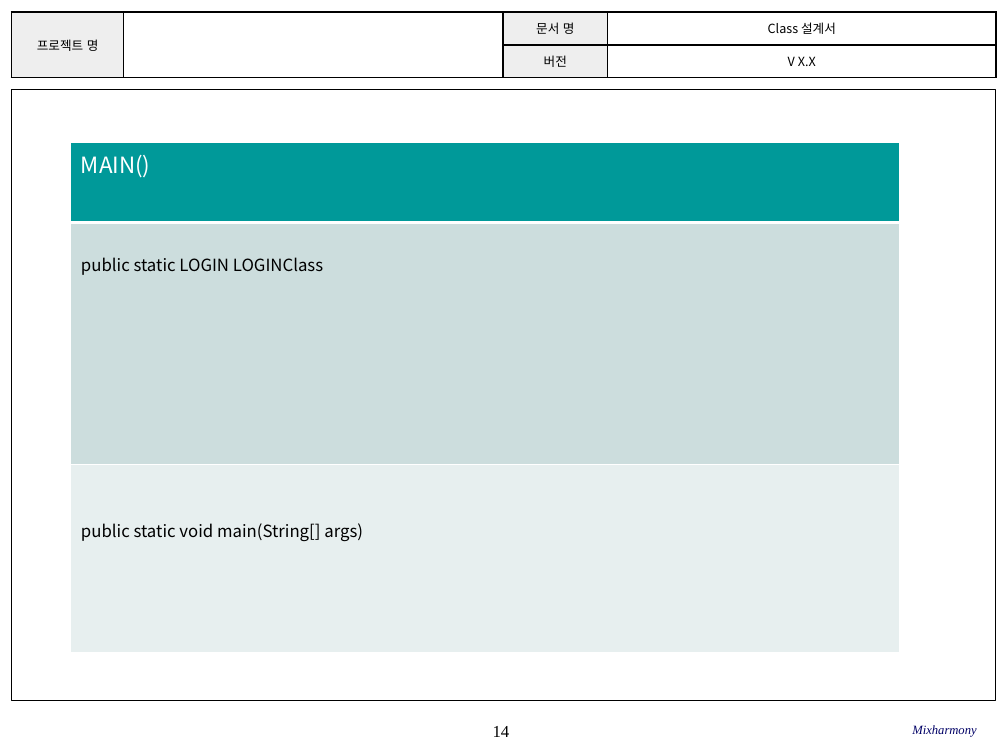
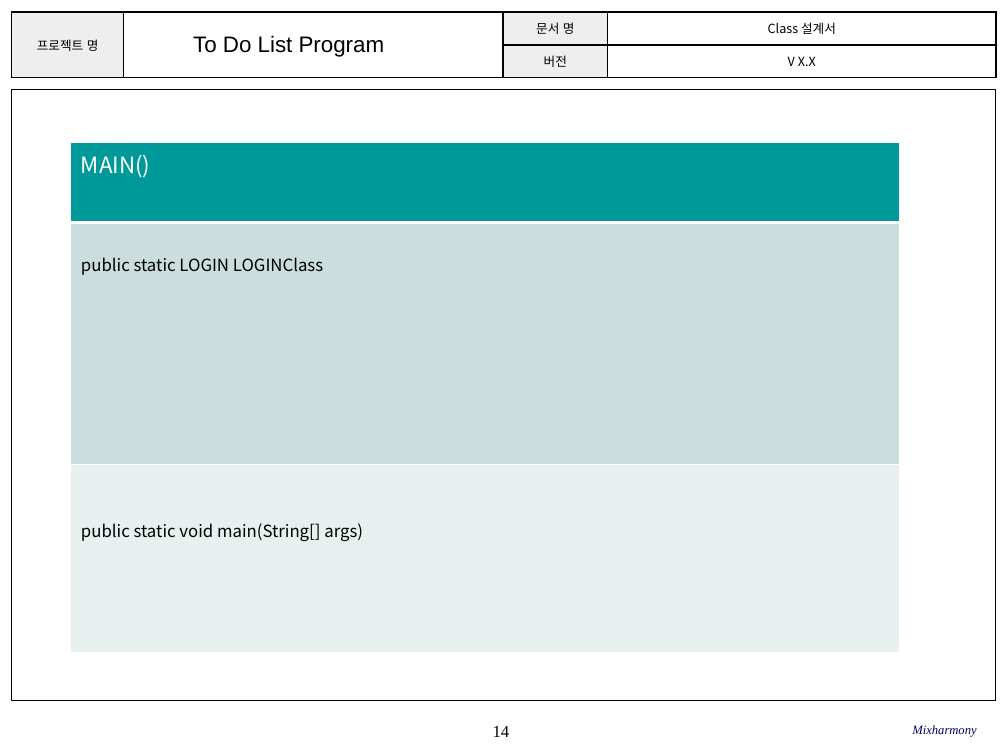
Before and after one commit to SE-admin/SE2017_2_mixharmony, a slide deck: slide 14 of doc/3_ 설계서/Class Design.pptx. Drawn at 1008x756 pixels with LibreOffice and Linux fonts; fonts in the diff are those of the drawing; background and template pictures are left out. Boxes give left, top, right and bottom in pixels: in the first picture for what was removed or moved away, otherwise in the second. Text is boxed around its words. In the diff, an @@ line names an element or a change of style, - is before the commit and + after.

```diff
--- a/doc/3_ 설계서/Class Design.pptx
+++ b/doc/3_ 설계서/Class Design.pptx
@@ text added at (x1=193, y1=35, x2=385, y2=57), 16 pt, text #000000 @@
+To Do List Program
```
Also in this commit, not shown: 9 other slides changed.
